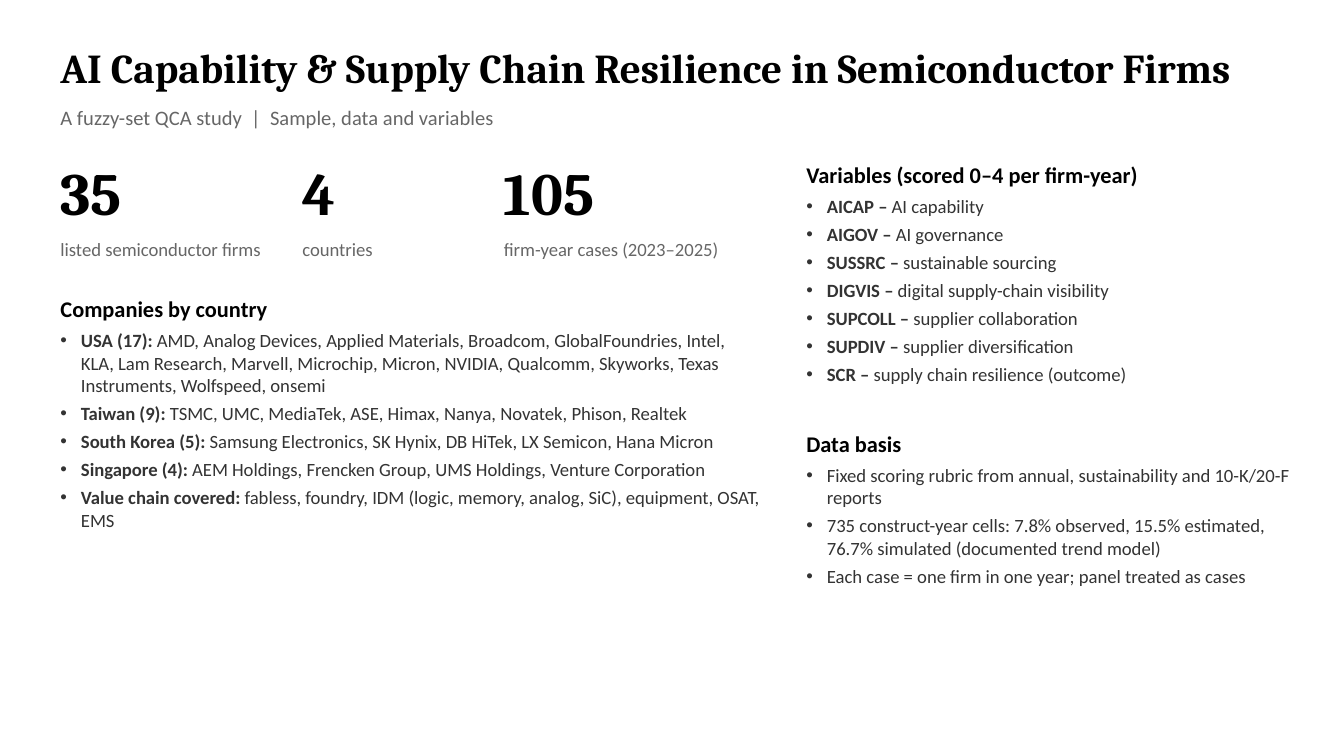
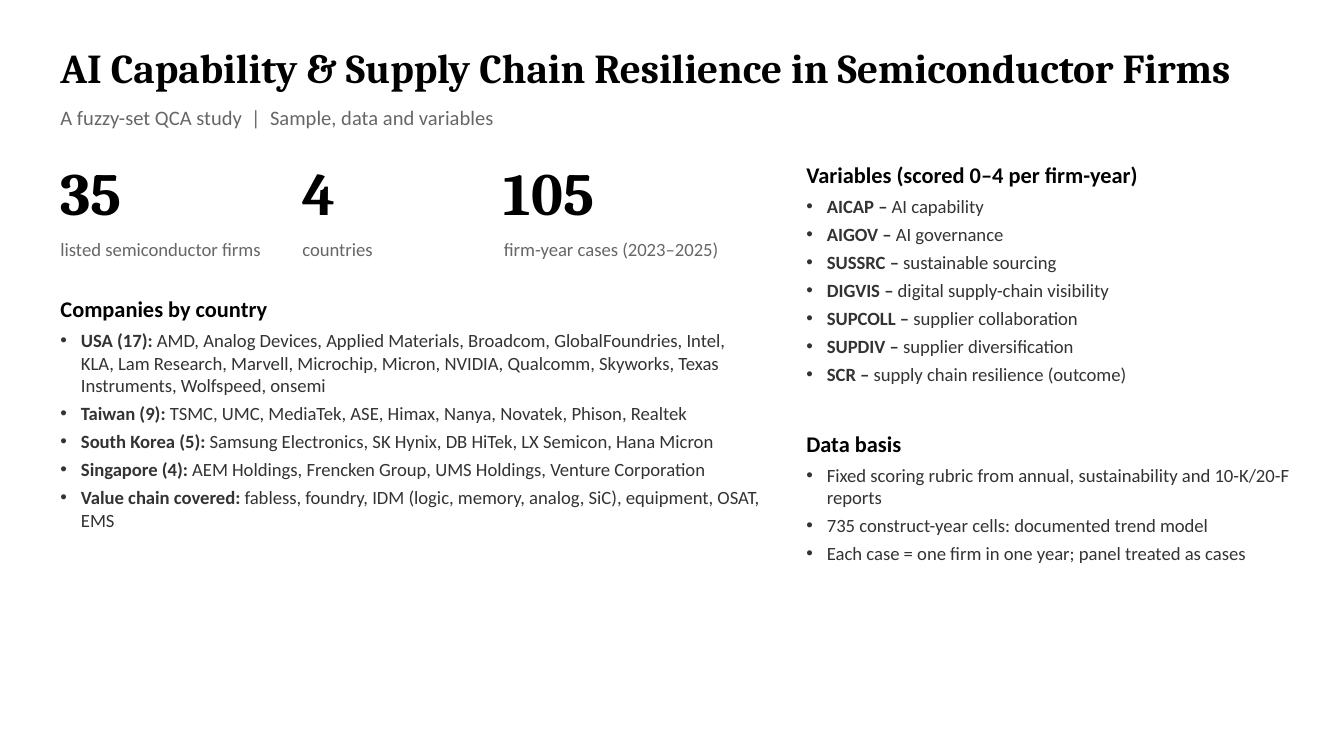
Before and after one commit to raghavmahajan9797/Project-1, a slide deck: slide 2 of Review2_Presentation (1).pptx. Drawn at 1344x756 pixels with LibreOffice and Linux fonts; fonts in the diff are those of the drawing. Boxes give left, top, right and bottom in pixels: in the first picture for what was removed or moved away, otherwise in the second. Text is boxed around its words. In the diff, an @@ line names an element or a change of style, - is before the commit and + after.

```diff
--- a/Review2_Presentation (1).pptx
+++ b/Review2_Presentation (1).pptx
@@ text at box(827, 519, 1208, 535): text changed @@
-• 735 construct-year cells: 7.8% observed, 15.5% estimated, 76.7% simulated (documented trend model)
+• 735 construct-year cells: documented trend model
```
Also in this commit, not shown: 1 other slide changed, 3 other files.
